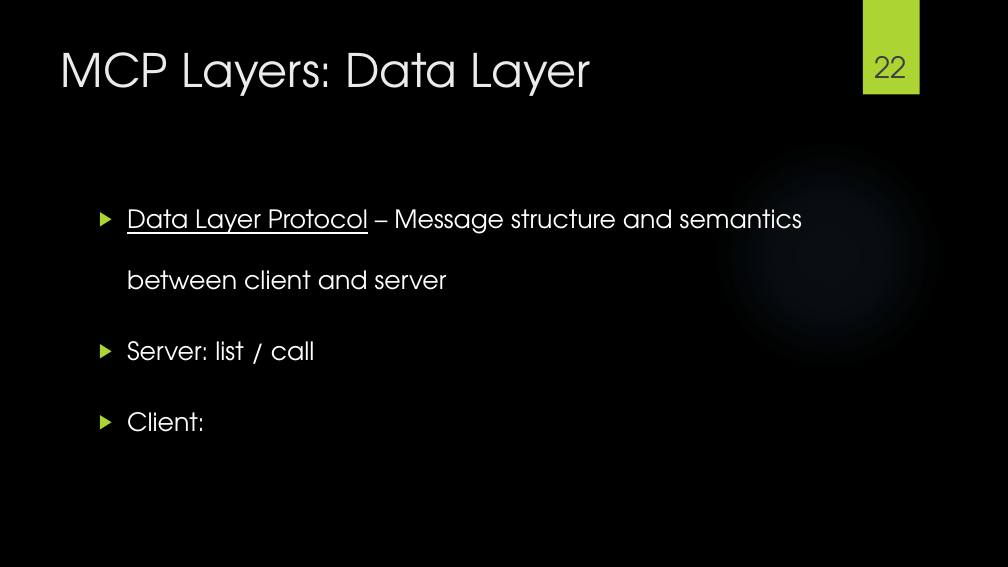
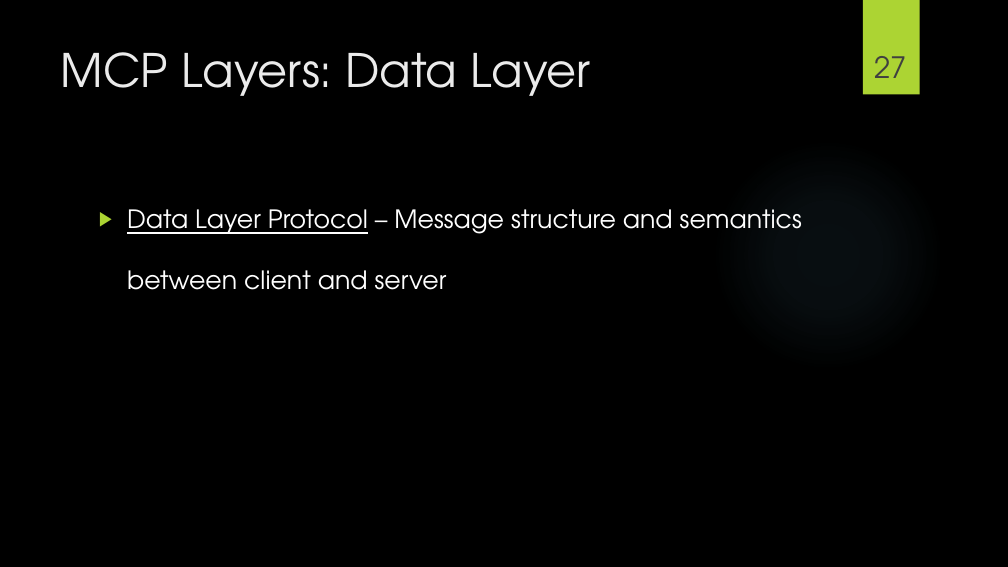
Before and after one commit to frank113/mcp_nycr_demo, a slide deck: slide 27 of slides/mcp_slides.pptx (slide 22 before the commit). Drawn at 1008x567 pixels with LibreOffice and Linux fonts; fonts in the diff are those of the drawing; background and template pictures are left out. Boxes give left, top, right and bottom in pixels: in the first picture for what was removed or moved away, otherwise in the second. Text is boxed around its words. In the diff, an @@ line names an element or a change of style, - is before the commit and + after.

```diff
--- a/slides/mcp_slides.pptx
+++ b/slides/mcp_slides.pptx
@@ page number at (874, 56, 907, 78): text changed @@
-22
+27
@@ text at (127, 341, 315, 432): paragraphs removed @@
-▶ Server: list / call
-▶ Client:
```
Also in this commit, not shown: 6 other slides changed, 5 slides added, 2 other files.
